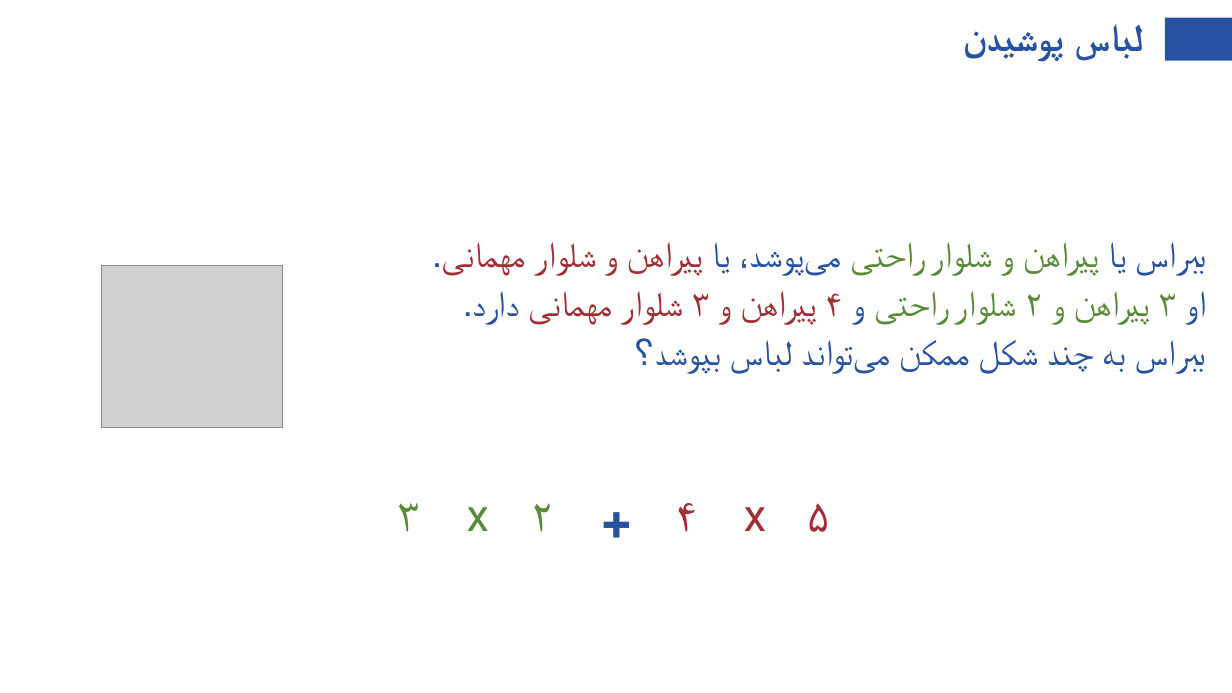
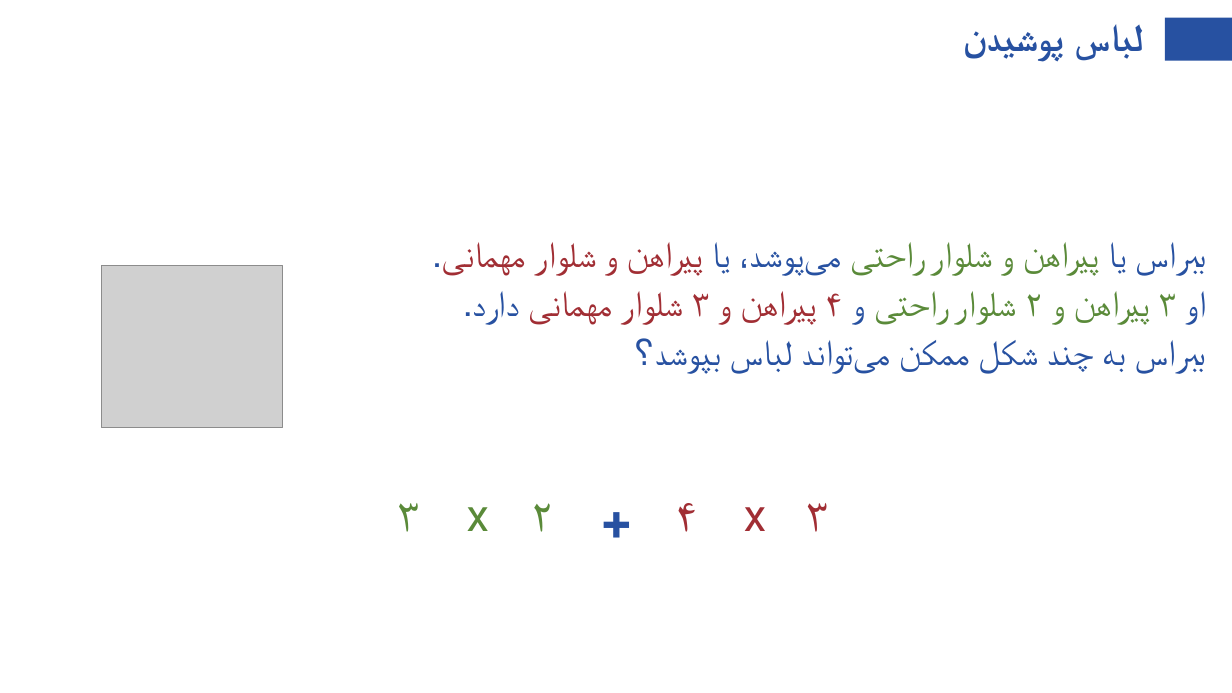
Before and after one commit to SharifiZarchi/Algorithms_Python_HighSchool, a slide deck: slide 23 of Slides/فصل ۲ - شمردن بدون شمارش/جلسه دوم.pptx. Drawn at 1232x693 pixels with LibreOffice and Linux fonts; fonts in the diff are those of the drawing; grey boxes stand for pictures; background and template pictures are left out. Boxes give left, top, right and bottom in pixels: in the first picture for what was removed or moved away, otherwise in the second. Text is boxed around its words. In the diff, an @@ line names an element or a change of style, - is before the commit and + after.

Commit message:
Updated Chapter 2 Slides

```diff
--- a/Slides/فصل ۲ - شمردن بدون شمارش/جلسه دوم.pptx
+++ b/Slides/فصل ۲ - شمردن بدون شمارش/جلسه دوم.pptx
@@ text at [806,503,828,532]: text changed @@
-۵
+۳
```
Also in this commit, not shown: 2 other files.
